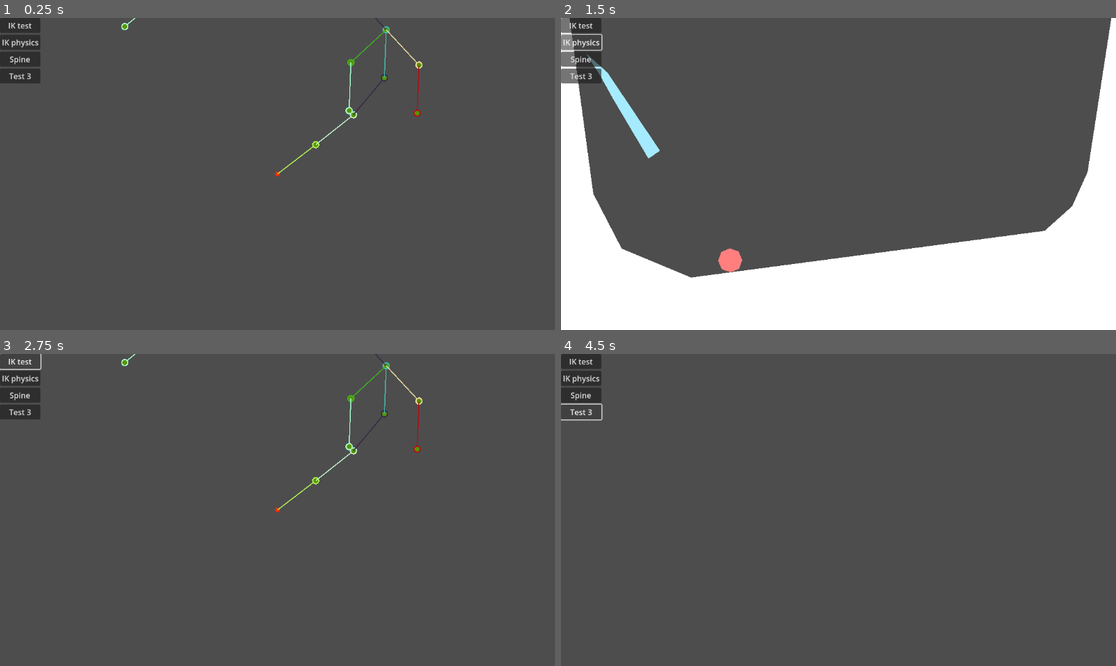
Above: before the commit, frames 1-4 (two rows, left to right).
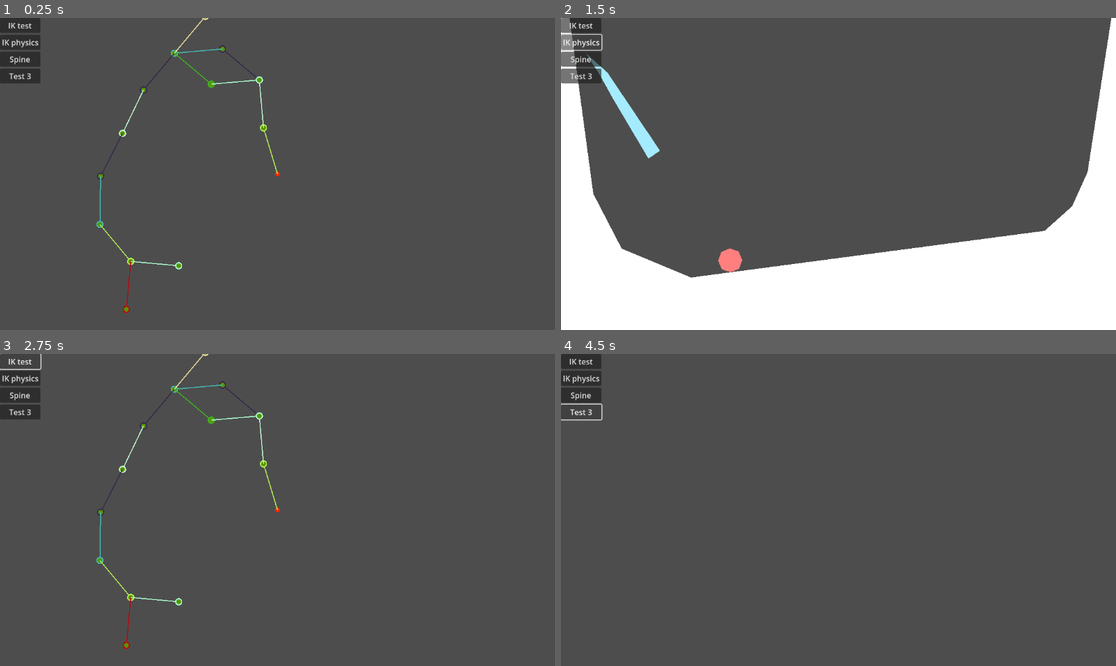
Above: after the commit, the same moments.

Repository: p4triko/CG-2025-Project-Procedural-Animation
Game: Godot game, scene res://scenes/test_scene.tscn
Two runs of this game, one before a commit and one after it. Both use one fixed random seed, a clock stepped at 60 frames per second and the inputs below.
Inputs:
- Up to frame 1 (0.25 s): no input
- Up to frame 2 (1.5 s): click "IK test" at 0.5 s; click "IK physics" at 1.25 s
- Up to frame 3 (2.75 s): click "IK test" at 2 s
- Up to frame 4 (4.5 s): click "Spine" at 2.75 s; click "IK test" at 3.5 s; click "Test 3" at 4.25 s

The runs differ from the first frame. In frame 1, 1.2% of the frame differs, in the area x 17-77%, y 0-95%; in frame 2, nothing differs; in frame 3, 1.2%; in frame 4, nothing differs.
Error before the commit: Invalid access to property or key 'sim_root' on a base object of type 'Node2D (SimRoot)'. (res://objects/Node)

Commit message:
Added polarity constraint

Diff:
--- a/objects/Node Simulation/sim_node.gd
+++ b/objects/Node Simulation/sim_node.gd
@@ -59,44 +59,53 @@
 	run_for_every_child("chain_update")
 	if is_anchored:
 		run_for_every_neighbour(null, "constraint_wave", [[self]])
-		return
 
 func constraint_wave(history: Array):
-	if is_anchored: return # If it is an node that can actually move
 	# Applying different constraints
 	apply_angle_constraint()
+	apply_polarity_constraint()
 	apply_distance_constraint(history[-1])
 
+	if is_anchored: return
 	run_for_every_neighbour(history[-1], "constraint_wave", [history + [self]])
 
 func get_neighbour_joint_data(joint: SimNode):
 	return self if get_parent() == joint else joint
 
 func apply_distance_constraint(prev: SimNode):
-	var distance = get_neighbour_joint_data(prev).distance_range
-	var vector_to = global_position - prev.global_position
-	var vector_length = vector_to.length()
-	vector_to = vector_to.normalized()
-	global_position = prev.global_position + vector_to * clampf(vector_length, min(distance.x, distance.y), max(distance.x, distance.y))
+	if !is_anchored:
+		var distance = get_neighbour_joint_data(prev).distance_range
+		var vector_to = global_position - prev.global_position
+		var vector_length = vector_to.length()
+		vector_to = vector_to.normalized()
+		global_position = prev.global_position + vector_to * clampf(vector_length, min(distance.x, distance.y), max(distance.x, distance.y))
 
 func apply_angle_constraint():
 	if get_parent() is not SimNode: return
 
 	var vec_main: Vector2 = self.global_position - get_parent() .global_position
 	var vec_sec: Vector2
-	if get_parent().get_parent() is not SimNode:
-		vec_sec = Vector2.UP
-	else:
-		vec_sec = get_parent().global_position - get_parent().get_parent().global_position
+	if get_parent().get_parent() is not SimNode: vec_sec = Vector2.UP
+	else: vec_sec = get_parent().global_position - get_parent().get_parent().global_position
+	var angle: float = vec_sec.angle_to(vec_main)
+
 	if vec_main.length() == 0 || vec_sec.length() == 0: return
-
-	var angle: float = vec_sec.angle_to(vec_main)
 	var clamped_angle = clamp(angle - target_angle*PI, -angle_sway*PI, angle_sway*PI) + target_angle*PI
-
-
 	var new_vec = Vector2.from_angle(vec_sec.angle() + clamped_angle) * vec_main.length()
 	global_position = get_parent().global_position + new_vec
 
+func apply_polarity_constraint():
+	if get_parent() is not SimNode: return
+	var vec_main = self.global_position - get_parent() .global_position
+	var vec_sec: Vector2
+	if get_parent().get_parent() is not SimNode: vec_sec = Vector2.UP
+	else: vec_sec = get_parent().global_position - get_parent().get_parent().global_position
+	var angle = vec_sec.angle_to(vec_main)
+	if vec_main.length() == 0 || vec_sec.length() == 0: return
+
+	if !get_parent().is_anchored && get_parent().allowed_angle_polarity != 0:
+		if angle <= 0 if get_parent().allowed_angle_polarity == 1 else angle >= 0:
+			get_parent().global_position += 2 * ((get_parent().get_parent().global_position + global_position)/2 - get_parent().global_position)
 
 """
 Rendering
--- a/objects/Node Simulation/sim_root.gd
+++ b/objects/Node Simulation/sim_root.gd
@@ -7,7 +7,12 @@
 
 @export var enable_interpolation: bool = true
 
+var sim_root: SimRoot
+
 ## Event setup # Maybe change to ready?
+func _enter_tree() -> void:
+	sim_root = self
+
 func _ready() -> void:
 	run_for_every_child("update_sim_root", [self])
 
--- a/objects/Player/player.tscn
+++ b/objects/Player/player.tscn
@@ -18,7 +18,7 @@
 
 [node name="LegRightNear1" type="Node2D" parent="SimRoot"]
 top_level = true
-position = Vector2(77, 47)
+position = Vector2(20, 10)
 script = ExtResource("4_sp50d")
 is_anchored = true
 distance_range = Vector2(35, 35)
@@ -26,21 +26,15 @@
 
 [node name="LegRightNear2" type="Node2D" parent="SimRoot/LegRightNear1"]
 top_level = true
-position = Vector2(76.02913, 46.76039)
+position = Vector2(48.856262, -9.806974)
 script = ExtResource("4_sp50d")
-distance_range = Vector2(1, 1)
+distance_range = Vector2(35, 35)
+allowed_angle_polarity = 1
 metadata/_custom_type_script = "uid://dftxhty2hpwup"
 
 [node name="LegRightNear3" type="Node2D" parent="SimRoot/LegRightNear1/LegRightNear2"]
 top_level = true
-position = Vector2(42.26679, 37.535194)
-script = ExtResource("4_sp50d")
-distance_range = Vector2(35, 35)
-metadata/_custom_type_script = "uid://dftxhty2hpwup"
-
-[node name="LegRightNear4" type="Node2D" parent="SimRoot/LegRightNear1/LegRightNear2/LegRightNear3"]
-top_level = true
-position = Vector2(22, 9)
+position = Vector2(77, 11.000002)
 script = ExtResource("4_sp50d")
 is_anchored = true
 distance_range = Vector2(35, 35)
@@ -48,7 +42,7 @@
 
 [node name="LegRightFar1" type="Node2D" parent="SimRoot"]
 top_level = true
-position = Vector2(20, -10)
+position = Vector2(-20, -10)
 script = ExtResource("4_sp50d")
 is_anchored = true
 distance_range = Vector2(35, 35)
@@ -56,24 +50,23 @@
 
 [node name="LegRightFar2" type="Node2D" parent="SimRoot/LegRightFar1"]
 top_level = true
-position = Vector2(49.67444, -28.558764)
+position = Vector2(-50.7381, -26.738258)
 script = ExtResource("4_sp50d")
 distance_range = Vector2(35, 35)
+allowed_angle_polarity = 2
 metadata/_custom_type_script = "uid://dftxhty2hpwup"
 
 [node name="LegRightFar3" type="Node2D" parent="SimRoot/LegRightFar1/LegRightFar2"]
 top_level = true
-position = Vector2(78, -8)
+position = Vector2(-82.00001, -10.999991)
 script = ExtResource("4_sp50d")
 is_anchored = true
 distance_range = Vector2(35, 35)
-target_angle = 0.5
-angle_sway = 0.5
 metadata/_custom_type_script = "uid://dftxhty2hpwup"
 
 [node name="LegLeftFar1" type="Node2D" parent="SimRoot"]
 top_level = true
-position = Vector2(-20, -10)
+position = Vector2(20, -10)
 script = ExtResource("4_sp50d")
 is_anchored = true
 distance_range = Vector2(35, 35)
@@ -81,14 +74,15 @@
 
 [node name="LegLeftFar2" type="Node2D" parent="SimRoot/LegLeftFar1"]
 top_level = true
-position = Vector2(-54.996803, -9.527044)
+position = Vector2(48.856262, -29.806974)
 script = ExtResource("4_sp50d")
 distance_range = Vector2(35, 35)
+allowed_angle_polarity = 1
 metadata/_custom_type_script = "uid://dftxhty2hpwup"
 
 [node name="LegLeftFar3" type="Node2D" parent="SimRoot/LegLeftFar1/LegLeftFar2"]
 top_level = true
-position = Vector2(-94, -8.999957)
+position = Vector2(77, -8.999998)
 script = ExtResource("4_sp50d")
 is_anchored = true
 distance_range = Vector2(35, 35)
@@ -104,15 +98,17 @@
 
 [node name="LegLeftNear2" type="Node2D" parent="SimRoot/LegLeftNear1"]
 top_level = true
-position = Vector2(-54.996803, 10.472956)
+position = Vector2(-50.47711, -7.2088776)
 script = ExtResource("4_sp50d")
 distance_range = Vector2(35, 35)
+allowed_angle_polarity = 2
 metadata/_custom_type_script = "uid://dftxhty2hpwup"
 
 [node name="LegLeftNear3" type="Node2D" parent="SimRoot/LegLeftNear1/LegLeftNear2"]
 top_level = true
-position = Vector2(-94, 11.000043)
+position = Vector2(-82, 7.9999027)
 script = ExtResource("4_sp50d")
 is_anchored = true
 distance_range = Vector2(35, 35)
+allowed_angle_polarity = 1
 metadata/_custom_type_script = "uid://dftxhty2hpwup"
--- a/scenes/test_scene.tscn
+++ b/scenes/test_scene.tscn
@@ -20,133 +20,117 @@
 
 [node name="SimNode" type="Node2D" parent="SimRoot2"]
 top_level = true
-position = Vector2(59, -48)
+position = Vector2(-16, -29)
 script = ExtResource("2_j8ivh")
 is_anchored = true
 metadata/_custom_type_script = "uid://dftxhty2hpwup"
 
 [node name="SimNode2" type="Node2D" parent="SimRoot2/SimNode"]
 top_level = true
-position = Vector2(52.695564, -40.237648)
+position = Vector2(-7.3064756, -24.058073)
 script = ExtResource("2_j8ivh")
-allowed_angle_polarity = null
 metadata/_custom_type_script = "uid://dftxhty2hpwup"
 
 [node name="SimNode3" type="Node2D" parent="SimRoot2/SimNode/SimNode2"]
 top_level = true
-position = Vector2(44.819786, -34.075497)
+position = Vector2(-3.3664541, -14.866978)
 script = ExtResource("2_j8ivh")
 angle_sway = 0.25
-allowed_angle_polarity = null
 metadata/_custom_type_script = "uid://dftxhty2hpwup"
 
 [node name="SimNode4" type="Node2D" parent="SimRoot2/SimNode/SimNode2/SimNode3"]
 top_level = true
-position = Vector2(35.42636, -30.64569)
+position = Vector2(-7.0795236, -5.581876)
 script = ExtResource("2_j8ivh")
 angle_sway = 0.25
-allowed_angle_polarity = null
 metadata/_custom_type_script = "uid://dftxhty2hpwup"
 
 [node name="SimNode3" type="Node2D" parent="SimRoot2/SimNode/SimNode2/SimNode3/SimNode4"]
 top_level = true
-position = Vector2(25.459148, -29.836569)
+position = Vector2(-16.270618, -1.6418536)
 script = ExtResource("2_j8ivh")
 angle_sway = 0.25
-allowed_angle_polarity = null
 metadata/_custom_type_script = "uid://dftxhty2hpwup"
 
 [node name="SimNode3" type="Node2D" parent="SimRoot2/SimNode/SimNode2/SimNode3/SimNode4/SimNode3"]
 top_level = true
-position = Vector2(15.492598, -30.653793)
+position = Vector2(-25.675285, -5.040711)
 script = ExtResource("2_j8ivh")
 angle_sway = 0.25
-allowed_angle_polarity = null
 metadata/_custom_type_script = "uid://dftxhty2hpwup"
 
 [node name="SimNode4" type="Node2D" parent="SimRoot2/SimNode/SimNode2/SimNode3/SimNode4/SimNode3/SimNode3"]
 top_level = true
-position = Vector2(5.6072683, -32.16385)
+position = Vector2(-35.23051, -2.0915313)
 script = ExtResource("2_j8ivh")
 angle_sway = 0.25
-allowed_angle_polarity = null
 metadata/_custom_type_script = "uid://dftxhty2hpwup"
 
 [node name="SimNode4" type="Node2D" parent="SimRoot2/SimNode/SimNode2/SimNode3/SimNode4/SimNode3/SimNode3/SimNode4"]
 top_level = true
-position = Vector2(-4.252653, -33.831764)
+position = Vector2(-39.901688, 6.75042)
 script = ExtResource("2_j8ivh")
 angle_sway = 0.25
-allowed_angle_polarity = null
 metadata/_custom_type_script = "uid://dftxhty2hpwup"
 
 [node name="SimNode3" type="Node2D" parent="SimRoot2/SimNode/SimNode2/SimNode3/SimNode4/SimNode3/SimNode3/SimNode4/SimNode4"]
 top_level = true
-position = Vector2(-14.120958, -35.44934)
+position = Vector2(-36.952507, 16.305645)
 script = ExtResource("2_j8ivh")
 angle_sway = 0.25
-allowed_angle_polarity = null
 metadata/_custom_type_script = "uid://dftxhty2hpwup"
 
 [node name="SimNode4" type="Node2D" parent="SimRoot2/SimNode/SimNode2/SimNode3/SimNode4/SimNode3/SimNode3/SimNode4/SimNode4/SimNode3"]
 top_level = true
-position = Vector2(-24, -37)
+position = Vector2(-28.110558, 20.976826)
 script = ExtResource("2_j8ivh")
-is_anchored = true
 angle_sway = 0.25
-allowed_angle_polarity = null
 metadata/_custom_type_script = "uid://dftxhty2hpwup"
 
 [node name="SimNode5" type="Node2D" parent="SimRoot2/SimNode/SimNode2/SimNode3/SimNode4/SimNode3/SimNode3/SimNode4/SimNode4/SimNode3/SimNode4"]
 top_level = true
-position = Vector2(-32.082016, -31.110943)
+position = Vector2(-18.555332, 18.027647)
 script = ExtResource("2_j8ivh")
 target_angle = -0.25
 angle_sway = 0.0
-allowed_angle_polarity = null
 metadata/_custom_type_script = "uid://dftxhty2hpwup"
 
 [node name="SimNode6" type="Node2D" parent="SimRoot2/SimNode/SimNode2/SimNode3/SimNode4/SimNode3/SimNode3/SimNode4/SimNode4/SimNode3/SimNode4"]
 top_level = true
-position = Vector2(-29.889053, -45.08202)
+position = Vector2(-25.161379, 30.532051)
 script = ExtResource("2_j8ivh")
 target_angle = 0.25
 angle_sway = 0.0
-allowed_angle_polarity = null
 metadata/_custom_type_script = "uid://dftxhty2hpwup"
 
 [node name="SimNode5" type="Node2D" parent="SimRoot2/SimNode/SimNode2/SimNode3/SimNode4/SimNode3"]
 top_level = true
-position = Vector2(31.934895, -37.45659)
+position = Vector2(-12.557551, -10.926956)
 script = ExtResource("2_j8ivh")
 target_angle = 0.75
 angle_sway = 0.0
-allowed_angle_polarity = null
 metadata/_custom_type_script = "uid://dftxhty2hpwup"
 
 [node name="SimNode7" type="Node2D" parent="SimRoot2/SimNode/SimNode2/SimNode3/SimNode4/SimNode3/SimNode5"]
 top_level = true
-position = Vector2(41.902107, -38.265713)
+position = Vector2(-3.366457, -14.86698)
 script = ExtResource("2_j8ivh")
 target_angle = 0.25
 angle_sway = 0.0
-allowed_angle_polarity = null
 metadata/_custom_type_script = "uid://dftxhty2hpwup"
 
 [node name="SimNode6" type="Node2D" parent="SimRoot2/SimNode/SimNode2/SimNode3/SimNode4/SimNode3"]
 top_level = true
-position = Vector2(33.079166, -23.36082)
+position = Vector2(-6.9855165, 2.0712154)
 script = ExtResource("2_j8ivh")
 target_angle = -0.75
 angle_sway = 0.0
-allowed_angle_polarity = null
 metadata/_custom_type_script = "uid://dftxhty2hpwup"
 
 [node name="SimNode7" type="Node2D" parent="SimRoot2/SimNode/SimNode2/SimNode3/SimNode4/SimNode3/SimNode6"]
 top_level = true
-position = Vector2(43.04638, -24.16994)
+position = Vector2(2.2055779, -1.8688068)
 script = ExtResource("2_j8ivh")
 target_angle = -0.25
 angle_sway = 0.0
-allowed_angle_polarity = null
 metadata/_custom_type_script = "uid://dftxhty2hpwup"
